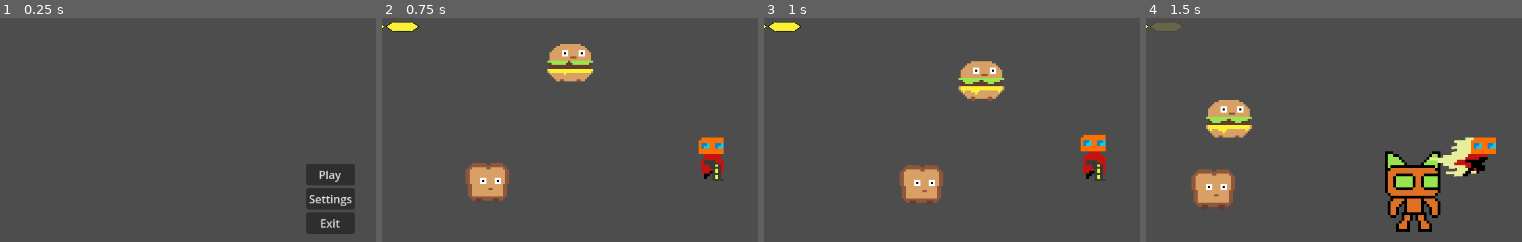
Above: before the commit, frames 1-4 (left to right).
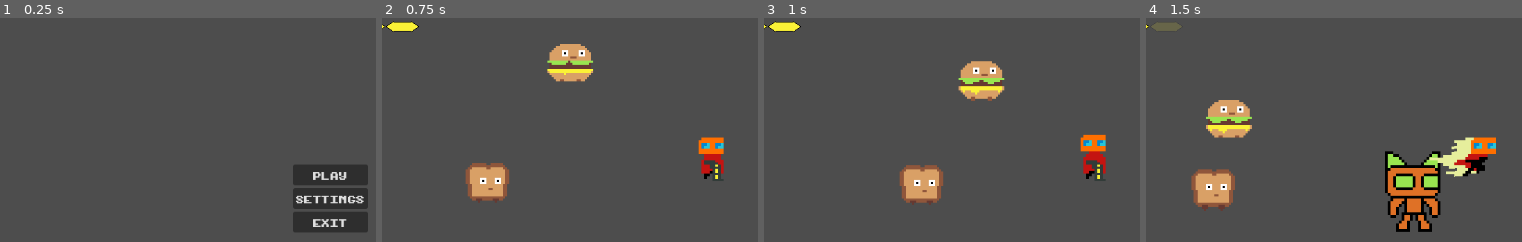
Above: after the commit, the same moments.

Repository: mendsergon/Kill-The-Food-Pyramid
Game: Godot game, scene res://Assets/Scenes/main_menu.tscn
Two runs of this game, one before a commit and one after it. Both use one fixed random seed, a clock stepped at 60 frames per second and the inputs below.
Inputs (mouse positions are % of the whole screen's width and height, from its top left):
- Up to frame 1 (0.25 s): no input
- Up to frame 2 (0.75 s): click "Play" (after the commit: "PLAY") at 0.5 s
- Up to frame 3 (1 s): no input
- Up to frame 4 (1.5 s): move the mouse to (76, 45) at 1.27 s; hold D (move_right) from 1.28 s (still down); tap Shift (dash) at 1.35 s
The pictures show only the part of the screen within x 9-59%, y 10-60%; the shares and areas given below are measured in that part.

The runs differ from the first frame. In frame 1, 2.8% of the frame differs, in the area x 77-98%, y 65-97%; in frame 2, nothing differs; in frame 3, nothing differs; in frame 4, nothing differs.

Commit message:
Added new menu font

Diff:
--- a/Assets/Scenes/main_menu.tscn
+++ b/Assets/Scenes/main_menu.tscn
@@ -1,6 +1,7 @@
-[gd_scene load_steps=2 format=3 uid="uid://rtruea8fbpge"]
+[gd_scene load_steps=3 format=3 uid="uid://rtruea8fbpge"]
 
 [ext_resource type="Script" uid="uid://br6istepwy186" path="res://Assets/Scenes/main_menu.gd" id="1_x6jn2"]
+[ext_resource type="FontFile" uid="uid://d3pduwwgusfuc" path="res://Assets/Fonts/NormalFont.ttf" id="2_fsbqx"]
 
 [node name="main_menu" type="Control"]
 layout_mode = 3
@@ -33,17 +34,20 @@
 [node name="Play" type="Button" parent="MarginContainer/VBoxContainer"]
 layout_mode = 2
 size_flags_vertical = 4
-text = "Play
+theme_override_fonts/font = ExtResource("2_fsbqx")
+text = "PLAY
 "
 
 [node name="Settings" type="Button" parent="MarginContainer/VBoxContainer"]
 layout_mode = 2
-text = "Settings
+theme_override_fonts/font = ExtResource("2_fsbqx")
+text = "SETTINGS
 "
 
 [node name="Exit" type="Button" parent="MarginContainer/VBoxContainer"]
 layout_mode = 2
-text = "Exit
+theme_override_fonts/font = ExtResource("2_fsbqx")
+text = "EXIT
 "
 
 [connection signal="pressed" from="MarginContainer/VBoxContainer/Play" to="." method="_on_play_pressed"]
Binary file added: Assets/Fonts/NormalFont.ttf
Not shown, added: Assets/Fonts/NormalFont.ttf.import
